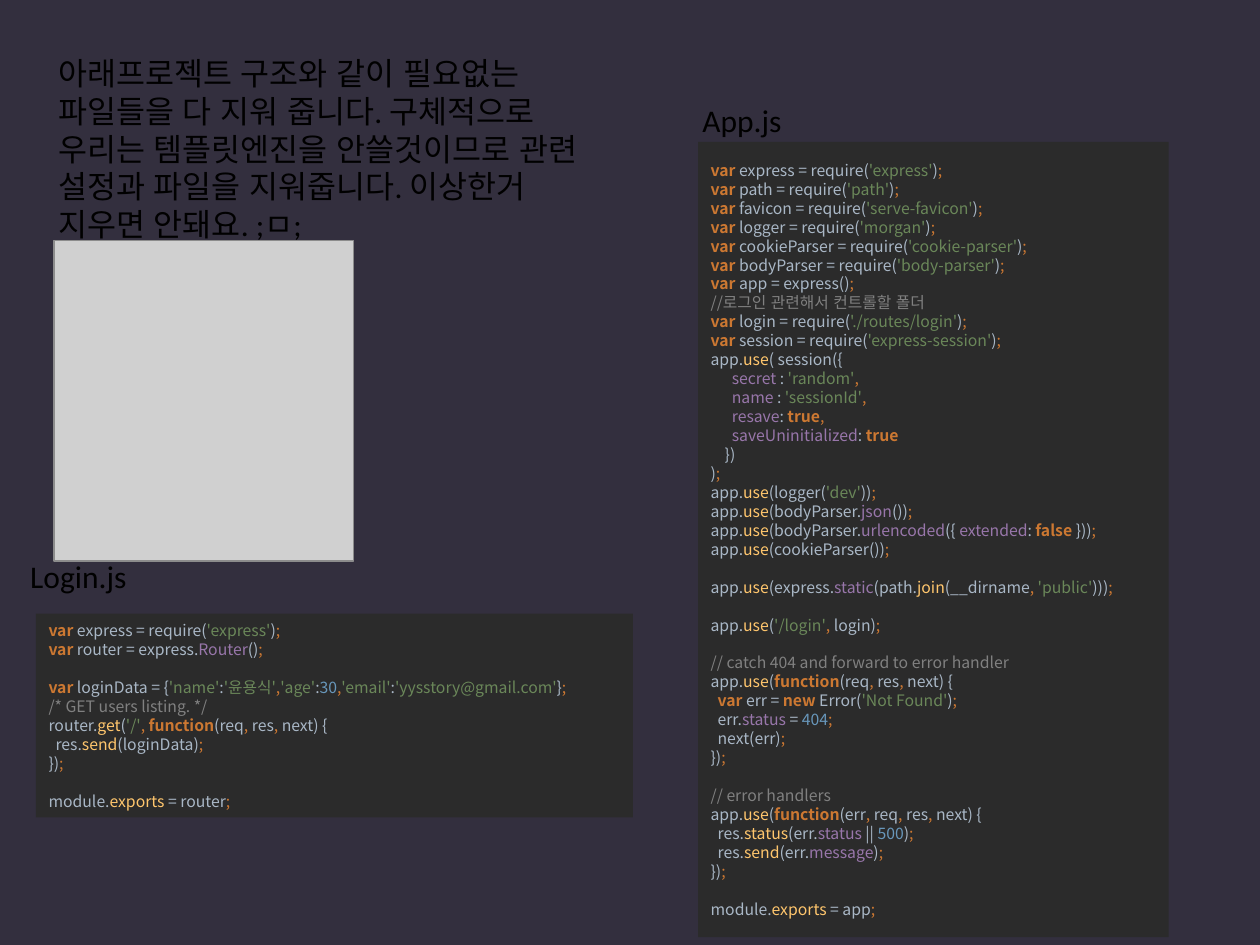
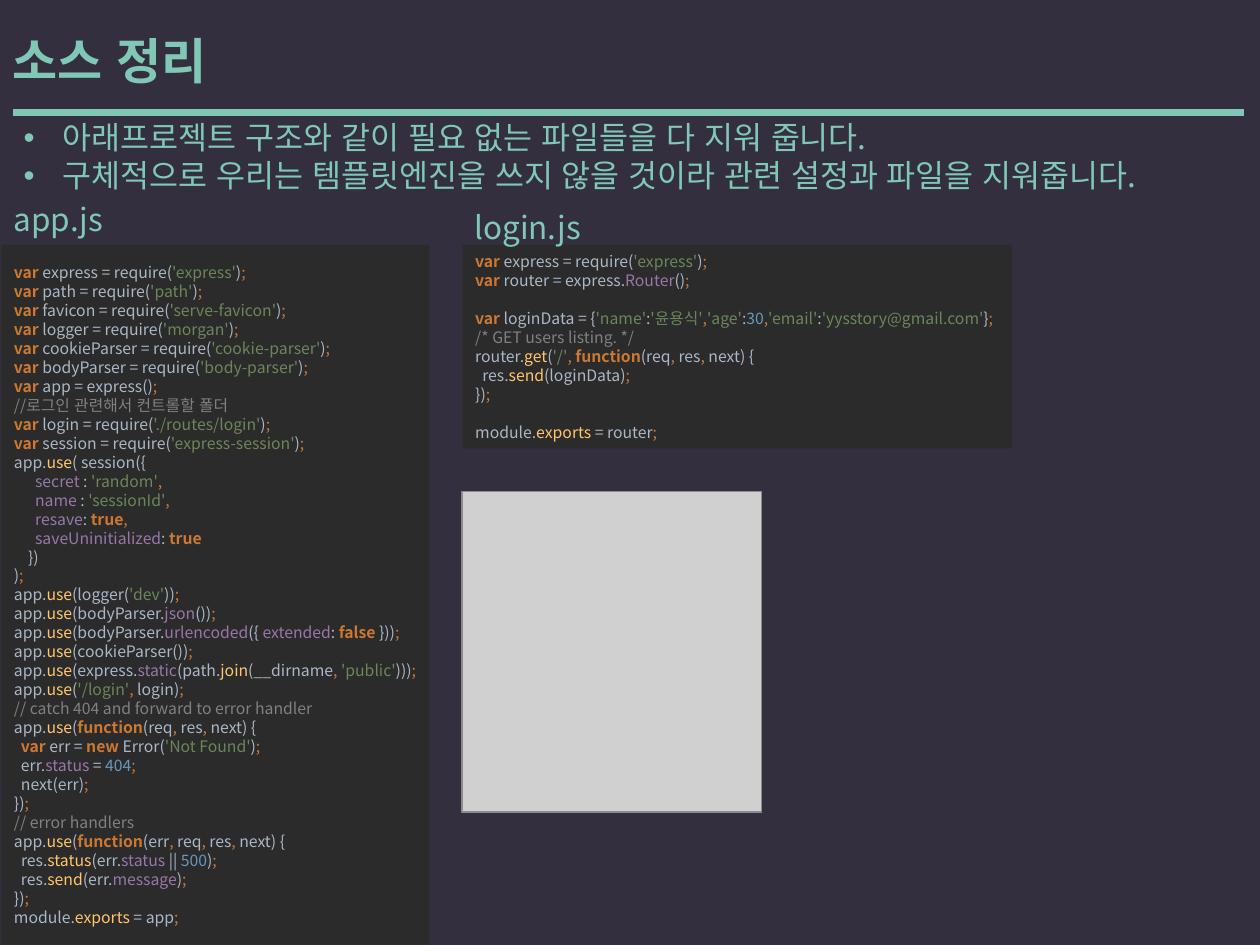
Before and after one commit to yysstory/mozzi, a slide deck: slide 45 of DOCS/1.pptx. Drawn at 1260x945 pixels with LibreOffice and Linux fonts; fonts in the diff are those of the drawing; grey boxes stand for pictures. Boxes give left, top, right and bottom in pixels: in the first picture for what was removed or moved away, otherwise in the second. Text is boxed around its words. In the diff, an @@ line names an element or a change of style, - is before the commit and + after.

```diff
--- a/DOCS/1.pptx
+++ b/DOCS/1.pptx
@@ text added at (x1=12, y1=38, x2=206, y2=84), 28 pt, text #80C8B5, bold @@
+소스 정리
@@ line added from (16, 112) to (1240, 112), #80C8B5 4 pt @@
@@ text at (x1=63, y1=123, x2=1137, y2=190): text changed; font Calibri to Noto Sans CJK KR; text colour #000000 to #80C8B5 @@
-아래프로젝트 구조와 같이 필요없는 파일들을 다 지워 줍니다. 구체적으로 우리는 템플릿엔진을 안쓸것이므로 관련 설정과 파일을 지워줍니다. 이상한거 지우면 안돼요. ;ㅁ;
+• 아래프로젝트 구조와 같이 필요 없는 파일들을 다 지워 줍니다.
+• 구체적으로 우리는 템플릿엔진을 쓰지 않을 것이라 관련 설정과 파일을 지워줍니다.
@@ text at (x1=14, y1=206, x2=103, y2=239): text changed; font Calibri to Noto Sans CJK KR; text colour #000000 to #80C8B5 @@
-App.js
+app.js
@@ text at (x1=474, y1=214, x2=581, y2=247): text changed; font Calibri to Noto Sans CJK KR; text colour #000000 to #80C8B5 @@
-Login.js
+login.js
@@ rectangle "var express = require('express'); var ..." resized from (x1=698, y1=142, x2=1169, y2=937) to (x1=1, y1=244, x2=430, y2=944) @@
@@ rectangle "var express = require('express'); var ..." resized from (x1=35, y1=614, x2=633, y2=818) to (x1=462, y1=244, x2=1012, y2=449) @@
@@ picture moved from (x1=54, y1=241, x2=354, y2=561) to (x1=462, y1=491, x2=762, y2=811) @@
```
Also in this commit, not shown: 43 other slides changed, 7 slides added, 8 slides removed.
